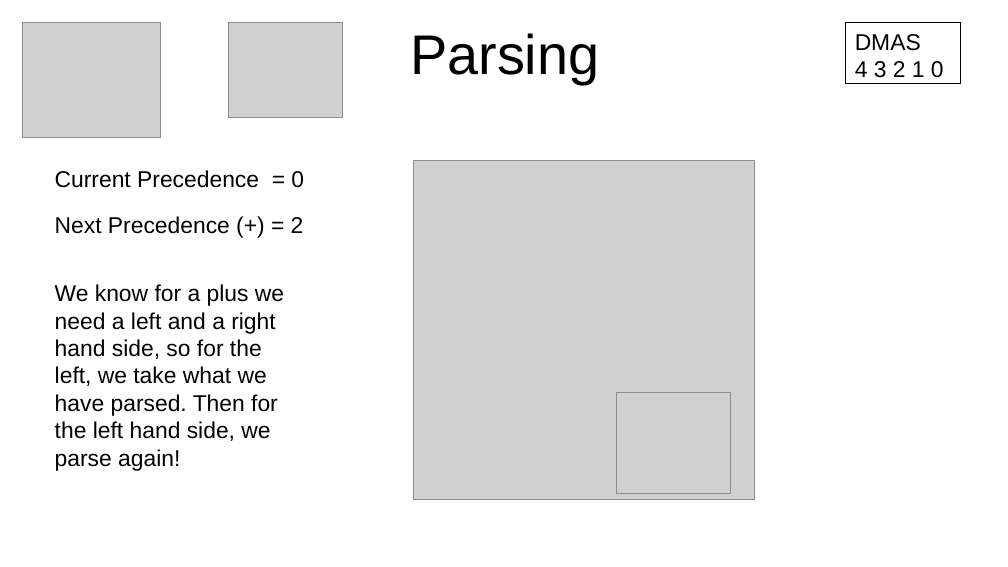
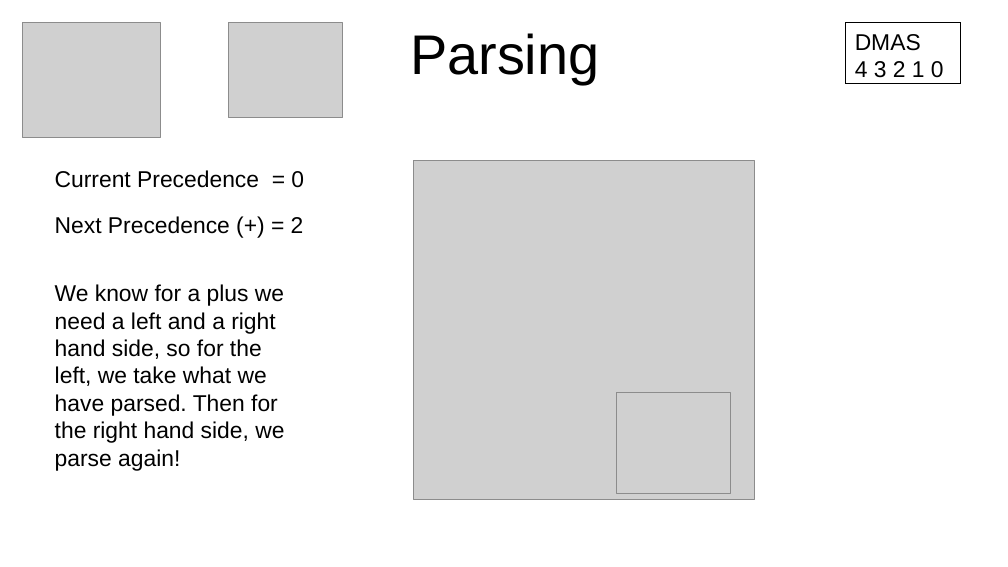
Before and after one commit to grab-a-byte/CalculatorCompiler, a slide deck: slide 20 of slides/Compiler Slides.odp. Drawn at 1008x567 pixels with LibreOffice and Linux fonts; fonts in the diff are those of the drawing; grey boxes stand for pictures. Boxes give left, top, right and bottom in pixels: in the first picture for what was removed or moved away, otherwise in the second. Text is boxed around its words. In the diff, an @@ line names an element or a change of style, - is before the commit and + after.

Commit message:
more slides updates

```diff
--- a/slides/Compiler Slides.odp
+++ b/slides/Compiler Slides.odp
@@ text at [55, 284, 284, 471]: text changed @@
-We know for a plus we need a left and a right hand side, so for the left, we take what we have parsed. Then for the left hand side, we parse again!
+We know for a plus we need a left and a right hand side, so for the left, we take what we have parsed. Then for the right hand side, we parse again!
```
Also in this commit, not shown: 2 other slides changed, 2 slides added.
